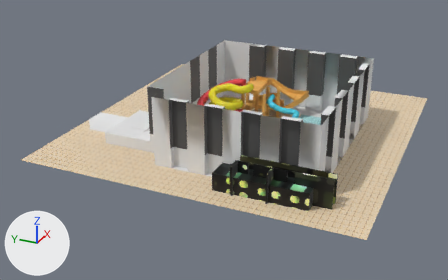
The OBJ model level_data/LEVEL_3.obj: old version first, new version second.
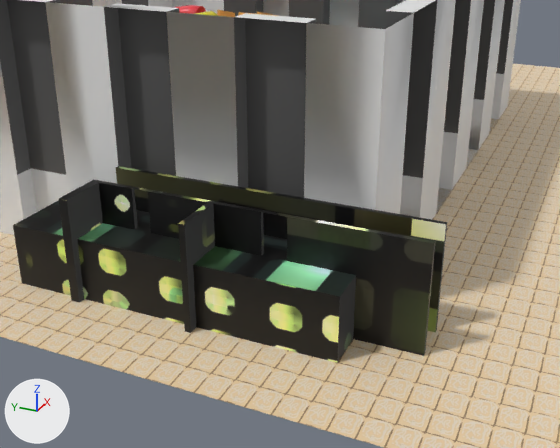
Each version appears first whole from a 50 mm lens placed at (-3.448, -1.388, 1.595), pointed at (-0.133, 0.103, -0.063), and next in a close-up from a 50 mm lens placed at (-1.677, -0.966, 0.593), pointed at (-0.749, -0.548, 0.129). Lighting does not change. The marker at lower left points along +X, +Y and +Z. Where no turn or scale is listed for an object, it has been applied to the vertices. Vertices at the same position are counted once.
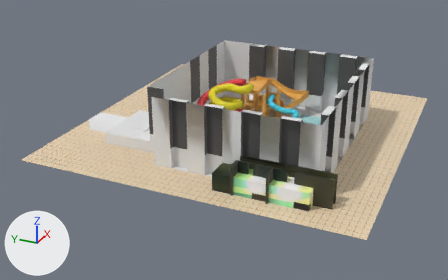
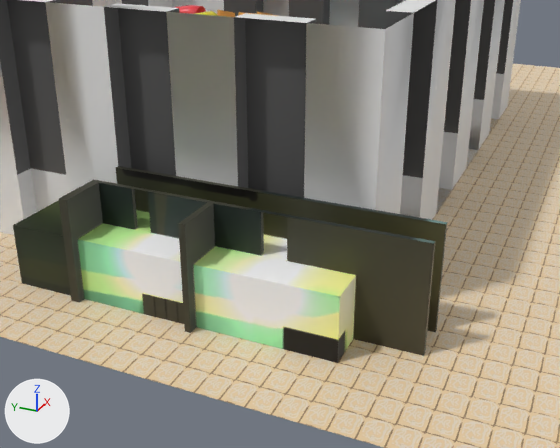
The change, as JSON lines over the scene's bpy script:
```json
{"block": "me_plane_006", "where": "# used by ob_plane_006; location = (0.0, 0.0, 0.0)"}
{"op": "remove", "block": "me_plane_006", "code": "me_plane_006.from_pydata(...)  # 76 vertices, 65 faces; spans x -0.883..-0.733, y -0.784..-0.158, z -0.008..0.169"}
{"op": "add", "block": "me_plane_006", "code": "me_plane_006.from_pydata(...)  # 1244 vertices, 1209 faces; spans x -0.883..-0.733, y -0.784..-0.158, z -0.008..0.169"}
{"block": "me_plane_006", "change": "me_plane_006 part 1: 584 vertices added at x -0.867..-0.831, y -0.684..-0.606, z 0.002..0.039"}
{"block": "me_plane_006", "change": "me_plane_006 part 2: 584 vertices added at x -0.867..-0.832, y -0.461..-0.385, z 0.002..0.037"}
{"block": "me_plane_006", "change": "me_plane_006 part 3: 62 kept faces spanning x -0.883..-0.733, y -0.784..-0.158, z -0.008..0.169 get new texture (UV) coordinates"}
```

Where the change shows, as pixel boxes (x1, y1, x2, y2) in the close-ups (560 x 448 px):
```json
{"part": 1, "of": "me_plane_006", "change": "added", "after": [264, 276, 356, 363]}
{"part": 2, "of": "me_plane_006", "change": "added", "after": [143, 294, 184, 324], "on screen": "brown"}
{"part": 3, "of": "me_plane_006", "change": "surface changed", "before": [15, 166, 447, 356], "after": [15, 166, 447, 356]}
```
